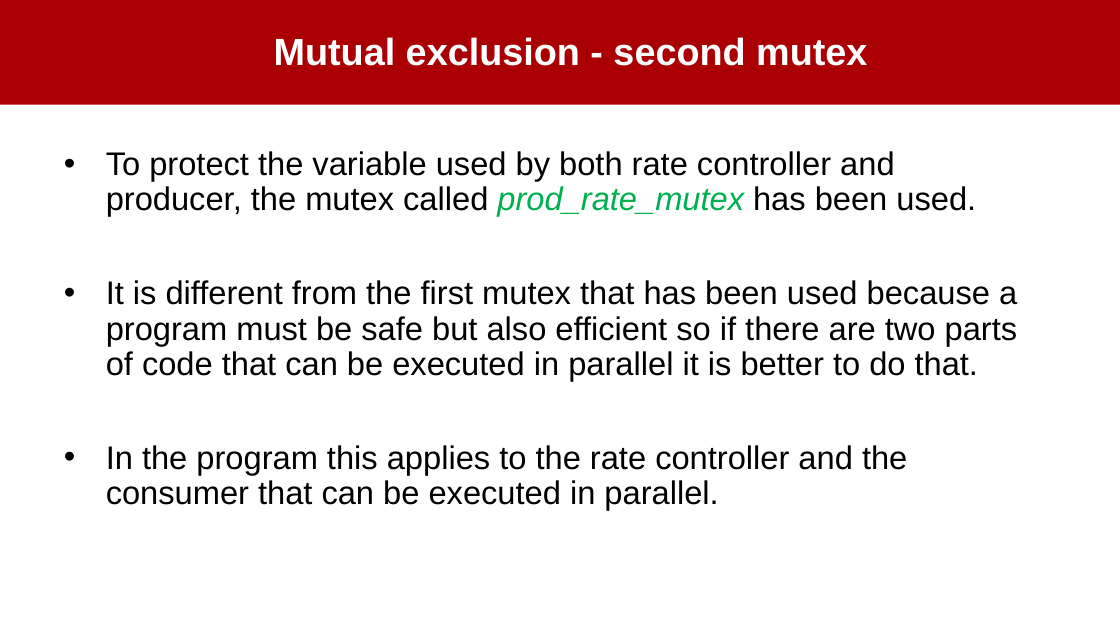
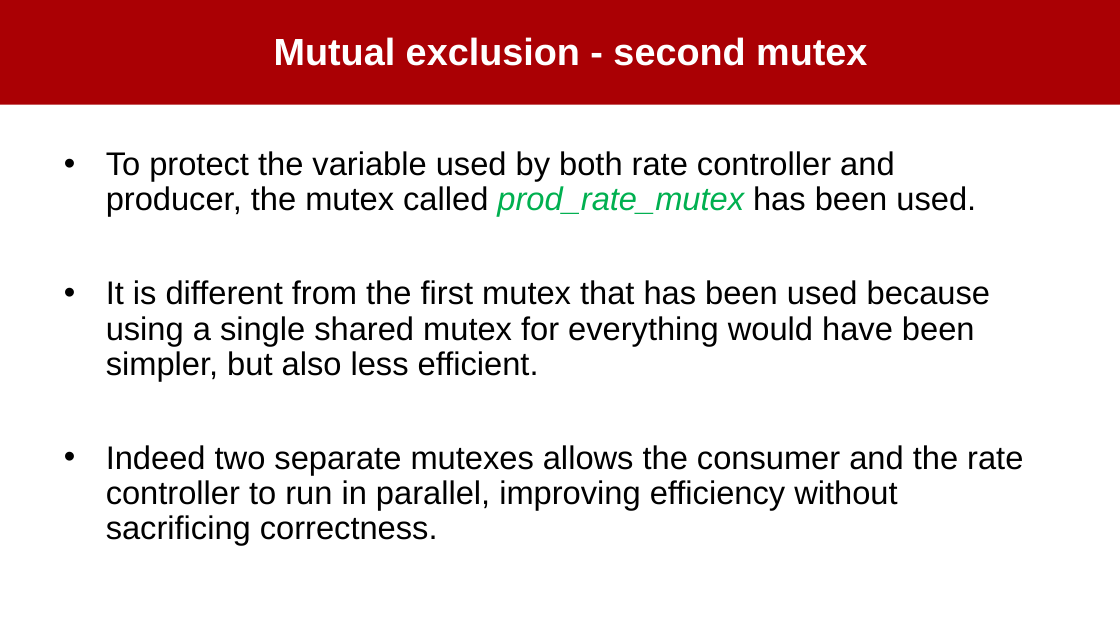
Before and after one commit to Giulia-Gibellato/Concurrent-RealTimeProgramming_project, a slide deck: slide 7 of ProducerConsumerProjectPresentation.pptx. Drawn at 1120x630 pixels with LibreOffice and Linux fonts; fonts in the diff are those of the drawing; background and template pictures are left out. Boxes give left, top, right and bottom in pixels: in the first picture for what was removed or moved away, otherwise in the second. Text is boxed around its words. In the diff, an @@ line names an element or a change of style, - is before the commit and + after.

```diff
--- a/ProducerConsumerProjectPresentation.pptx
+++ b/ProducerConsumerProjectPresentation.pptx
@@ text at [106, 280, 1023, 545]: text changed @@
-• It is different from the first mutex that has been used because a program must be safe but also efficient so if there are two parts of code that can be executed in parallel it is better to do that.
-• In the program this applies to the rate controller and the consumer that can be executed in parallel.
+• It is different from the first mutex that has been used because using a single shared mutex for everything would have been simpler, but also less efficient.
+• Indeed two separate mutexes allows the consumer and the rate controller to run in parallel, improving efficiency without sacrificing correctness.
```
Also in this commit, not shown: 3 other slides changed.
